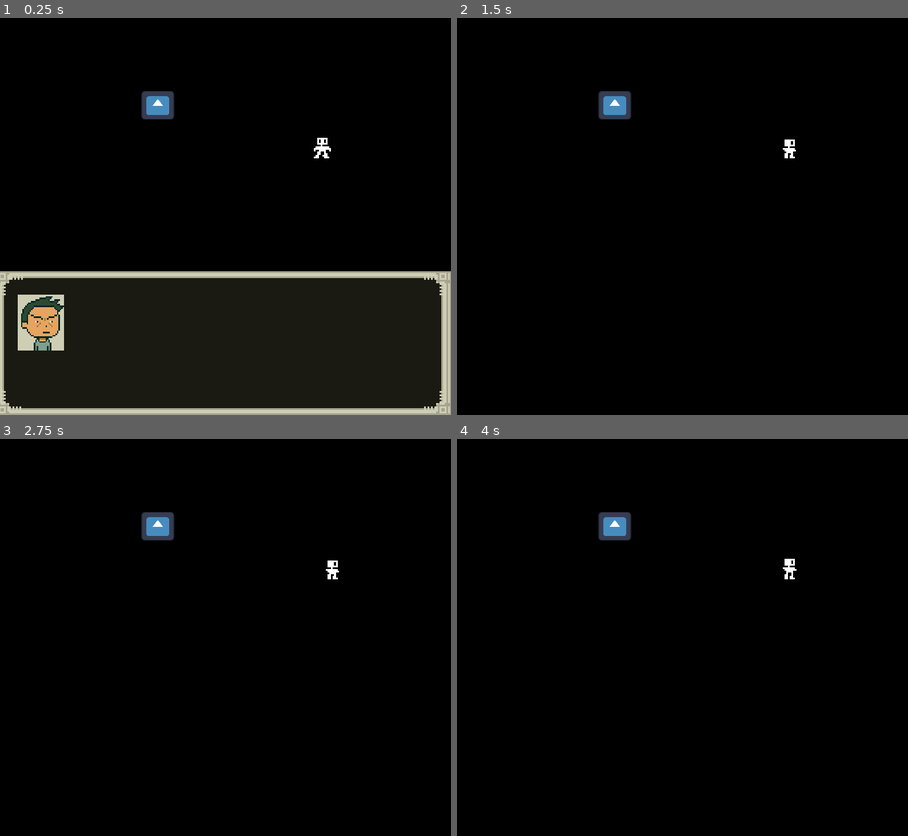
Above: before the commit, frames 1-4 (two rows, left to right).
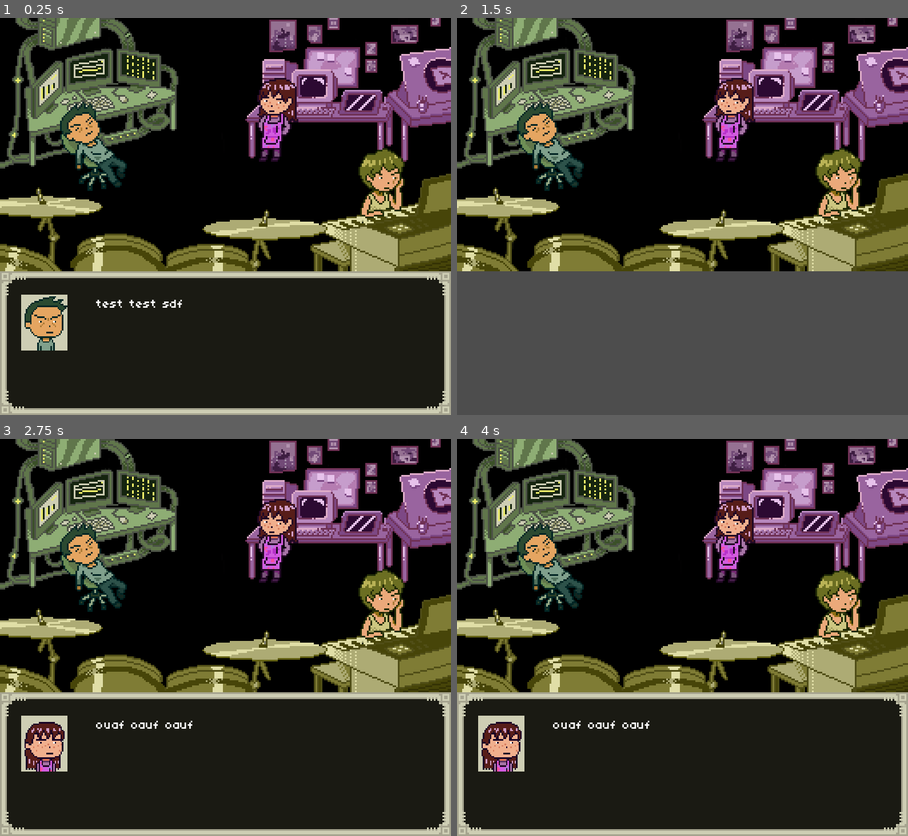
Above: after the commit, the same moments.

Repository: Yohan27x/Lets-Jam--
Game: Godot game, scene res://introduction.tscn
Same seed, same stepped clock (60 frames per second), same inputs: the game is played once before the commit and once after it. Before the commit the project starts from res://world.tscn. The engine's default icon, where the game draws it, is replaced by a stand-in: a white triangle on a blue panel in a dark square.
Inputs:
- Up to frame 1 (0.25 s): no input
- Up to frame 2 (1.5 s): hold Right (ui_right) 0.53-1.28 s; tap Space (attack) at 0.6, 1.35 s; tap Enter at 1.25 s; hold Down (ui_down) from 1.28 s (still down)
- Up to frame 3 (2.75 s): release Down (ui_down) at 2.03 s; hold Right (ui_right) from 2.03 s (still down); tap Space (attack) at 2.1 s
- Up to frame 4 (4 s): tap Space (attack) at 2.75, 2.85, 3.6 s; release Right (ui_right) at 2.78 s; hold Up (ui_up) 2.78-3.53 s; tap Enter at 3.5 s; hold Left (ui_left) from 3.53 s (still down)

The runs differ from the first frame. In frame 1, 32% of the frame differs, in the area x 0-100%, y 0-100%; in frame 2, 67%; in frame 3, 67%; in frame 4, 67%.
Error after the commit: Parse Error: Expected indented block after function declaration. (res://introduction.gd:16)

Commit message:
pixel perfect

Diff:
--- a/dialogue.gd
+++ b/dialogue.gd
@@ -1,6 +1,7 @@
 extends Control
 
 var count = -1
+
 
 @onready var timer_dialogue_speed = $Dialogue_speed
 @onready var timer_stay_on_screen = $Stay_on_screen
@@ -18,6 +19,8 @@
 
 var text = ""
 
+signal switch_to_game
+
 # Called when the node enters the scene tree for the first time.
 func _ready():
 
@@ -33,6 +36,9 @@
 	icon.texture = get_icon(dialogue_system.current_dialogue)
 
 func _process(delta):
+	if(dialogue_system.dialogue_index == 3):
+		switch_to_game.emit()
+
 #	print(dialogue_system.current_dialogue["speaker"])
 #	print(dialogue_system.current_dialogue["go_to_next"])
 	pass
@@ -53,7 +59,9 @@
 
 			timer_trigger_delay.wait_time = dialogue_system.current_dialogue["delay_after_trigger"]
 			timer_trigger_delay.start()
-			visible = false
+
+			if(dialogue_system.current_dialogue["delay_after_trigger"] > 0.02):
+				visible = false
 
 			icon.texture = get_icon(dialogue_system.current_dialogue)
 
--- a/dialogue.tscn
+++ b/dialogue.tscn
@@ -8,7 +8,6 @@
 [sub_resource type="LabelSettings" id="LabelSettings_q7818"]
 font = ExtResource("2_43e6l")
 font_size = 7
-font_color = Color(0, 0, 0, 1)
 outline_color = Color(1, 0.592157, 1, 1)
 
 [node name="Dialogue" type="Control"]
@@ -23,24 +22,24 @@
 pivot_offset = Vector2(-11, 81)
 script = ExtResource("1_4o8bp")
 
-[node name="Text" type="Label" parent="."]
-layout_mode = 0
-offset_left = 43.0
-offset_top = 164.0
-offset_right = 216.0
-offset_bottom = 196.0
-label_settings = SubResource("LabelSettings_q7818")
-text_overrun_behavior = 2
-max_lines_visible = 2
-
 [node name="Case" type="Sprite2D" parent="."]
-position = Vector2(132, 356)
+position = Vector2(131.5, 356)
 texture = ExtResource("3_r1kut")
 
 [node name="Icon" type="Sprite2D" parent="."]
 position = Vector2(26, 344)
 scale = Vector2(0.84375, 0.90625)
 texture = ExtResource("4_34dan")
+
+[node name="Text" type="Label" parent="."]
+layout_mode = 0
+offset_left = 56.0
+offset_top = 330.0
+offset_right = 229.0
+offset_bottom = 362.0
+label_settings = SubResource("LabelSettings_q7818")
+text_overrun_behavior = 2
+max_lines_visible = 2
 
 [node name="Dialogue_speed" type="Timer" parent="."]
 wait_time = 0.334
--- a/dialogue_system.gd
+++ b/dialogue_system.gd
@@ -4,9 +4,10 @@
 
 #var dialogue_text = [["yohan","test test test test test \ntest test test", 3, 0.02, 0], ["liz","deux \ndeux deux ",2 ,0.02 ,2],["ana","trois\ntrois trois ", 2,1,0]]
 var dialogue_text = [
-	{"speaker" : "yohan", "text" : "test test sdf qsdf qsdfds ", "dialogue_speed" : 0.01, "delay_after_trigger" : 0.001, "ready" : false, "stay_on_screen" : 1, "go_to_next" : false },
-	{"speaker" : "ana", "text" : "ouaf oauf oauf  ", "dialogue_speed" : 0.01, "delay_after_trigger" : 0.001, "ready" : false, "stay_on_screen" : 1, "go_to_next" : true },
+	{"speaker" : "yohan", "text" : "test test sdf qsdf qsdfds ", "dialogue_speed" : 0.01, "delay_after_trigger" : 0.001, "ready" : false, "stay_on_screen" : 1, "go_to_next" : true },
+	{"speaker" : "ana", "text" : "ouaf oauf oauf  ", "dialogue_speed" : 0.01, "delay_after_trigger" : 0.4, "ready" : false, "stay_on_screen" : 2, "go_to_next" : true },
 	{"speaker" : "liz", "text" : "bababab\nbobo ", "dialogue_speed" : 0.01, "delay_after_trigger" : 0.001, "ready" : false, "stay_on_screen" : 3, "go_to_next" : true },
+	{"speaker" : "liz", "text" : "rtyertyertyerty ", "dialogue_speed" : 0.01, "delay_after_trigger" : 0.001, "ready" : false, "stay_on_screen" : 3, "go_to_next" : true },
 ]
 
 var dialogue_index = 0
--- a/introduction.gd
+++ b/introduction.gd
@@ -1,7 +1,6 @@
 extends Node
 
-@onready var color_rect = $ColorRect
-
+var dialogue_system = ResourceLoader.load("res://dialogue_system.tres")
 
 # Called when the node enters the scene tree for the first time.
 func _ready():
@@ -10,4 +9,8 @@
 
 # Called every frame. 'delta' is the elapsed time since the previous frame.
 func _process(delta):
-	pass
+	if(dialogue_system.dialogue_index == 3):
+		pass
+
+
+func _on_dialogue_switch_to_game():
--- a/introduction.tscn
+++ b/introduction.tscn
@@ -1,23 +1,20 @@
-[gd_scene load_steps=3 format=3 uid="uid://dqkyneueqpd44"]
+[gd_scene load_steps=4 format=3 uid="uid://dqkyneueqpd44"]
 
 [ext_resource type="Script" path="res://introduction.gd" id="1_t0mi3"]
 [ext_resource type="PackedScene" uid="uid://vfagmpbxfcax" path="res://dialogue.tscn" id="2_nfrdj"]
+[ext_resource type="Texture2D" uid="uid://t7ocpgbrwdmx" path="res://assets/ROOM_01_V4.png" id="3_groht"]
 
 [node name="Introduction" type="Node"]
 script = ExtResource("1_t0mi3")
 
 [node name="AnimationPlayer" type="AnimationPlayer" parent="."]
 
-[node name="ColorRect" type="ColorRect" parent="."]
-visible = false
-offset_right = 225.0
-offset_bottom = 185.0
-color = Color(0.678431, 0.215686, 0.454902, 1)
+[node name="Sprite2D" type="Sprite2D" parent="."]
+position = Vector2(131.5, 74)
+texture = ExtResource("3_groht")
 
 [node name="Dialogue" parent="." instance=ExtResource("2_nfrdj")]
-offset_left = -2.0
 offset_top = -166.0
-offset_right = -2.0
 offset_bottom = -166.0
 
-[node name="Sprite2D" type="Sprite2D" parent="."]
+[connection signal="switch_to_game" from="Dialogue" to="." method="_on_dialogue_switch_to_game"]
--- a/project.godot
+++ b/project.godot
@@ -11,7 +11,7 @@
 [application]
 
 config/name="Lets Jam !"
-run/main_scene="res://world.tscn"
+run/main_scene="res://introduction.tscn"
 config/features=PackedStringArray("4.0", "Forward Plus")
 run/max_fps=60
 config/icon="res://icon.svg"
--- a/world.gd
+++ b/world.gd
@@ -21,9 +21,9 @@
 		player.can_move = true
 #		print(dialogue.timer_trigger_delay.time_left)
 
-#	if dialogue_system.dialogue_index == 0:
-#		introduction.color_rect.color.a = 0
-##		print(dialogue.timer_trigger_delay.time_left)
+	if dialogue_system.dialogue_index == 2:
+		print("here")
+
 
 	if dialogue_system.dialogue_index == 1 and done1 == false:
 		done1 = true
--- a/world.tscn
+++ b/world.tscn
@@ -1,10 +1,9 @@
-[gd_scene load_steps=6 format=3 uid="uid://c0sxsnfx52e2y"]
+[gd_scene load_steps=5 format=3 uid="uid://c0sxsnfx52e2y"]
 
 [ext_resource type="Script" path="res://world.gd" id="1_3fhko"]
 [ext_resource type="PackedScene" uid="uid://vfagmpbxfcax" path="res://dialogue.tscn" id="2_m0cmb"]
 [ext_resource type="PackedScene" uid="uid://b4qhx5s2diegm" path="res://player.tscn" id="2_vma6n"]
 [ext_resource type="PackedScene" uid="uid://b1vjw1x3inthe" path="res://piano.tscn" id="4_yeni5"]
-[ext_resource type="PackedScene" uid="uid://dqkyneueqpd44" path="res://introduction.tscn" id="5_gocns"]
 
 [node name="World" type="Node2D"]
 script = ExtResource("1_3fhko")
@@ -39,5 +38,3 @@
 position = Vector2(8.45932, -10)
 scale = Vector2(1.23659, 1)
 polygon = PackedVector2Array(1, 0, 1, 7, 139.868, 7.00001, 202, 7, 201, 160, 0, 159, 0, 10, -16, 10, -17, 179, 216, 177, 216, 84.3147, 216, -10, -13, -11, -12, 0, 0, 6, 0, 10, -1, -5)
-
-[node name="Introduction" parent="." instance=ExtResource("5_gocns")]
Not shown, added: assets/SPRITE_CACA_test-sheet.png.import
Binary file added: assets/SPRITE_CACA_test.png
Not shown, added: assets/SPRITE_CACA_test.png.import
Binary file added: assets/SPRITE_CACA_test_V2.png
Not shown, added: assets/SPRITE_CACA_test_V2.png.import
Binary file added: assets/renard.png
Not shown, added: assets/renard.png.import
Binary file added: assets/test.png
Not shown, added: assets/test.png.import
